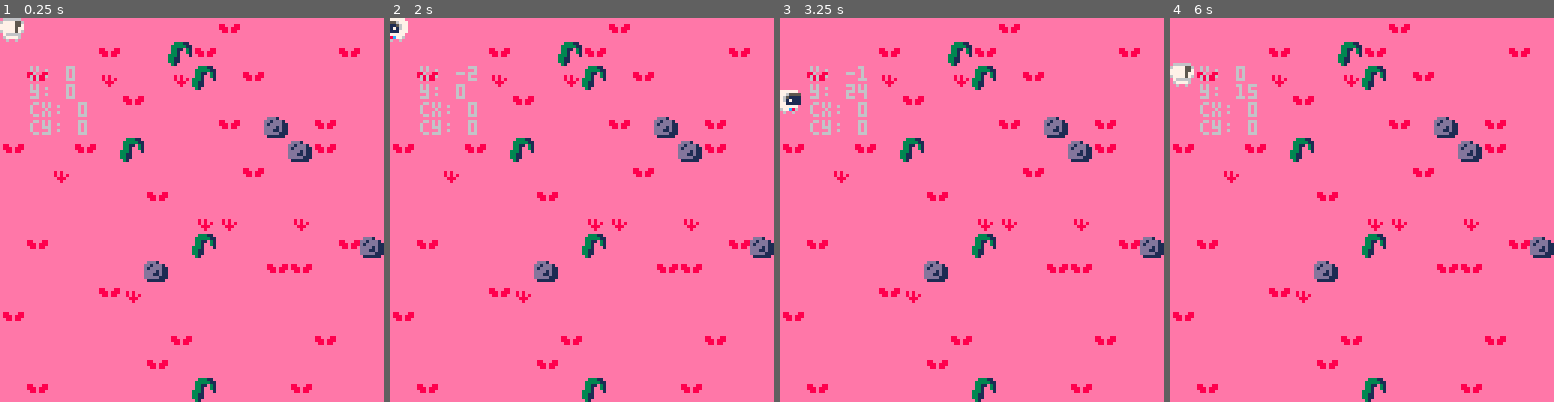
Above: before the commit, frames 1-4 (left to right).
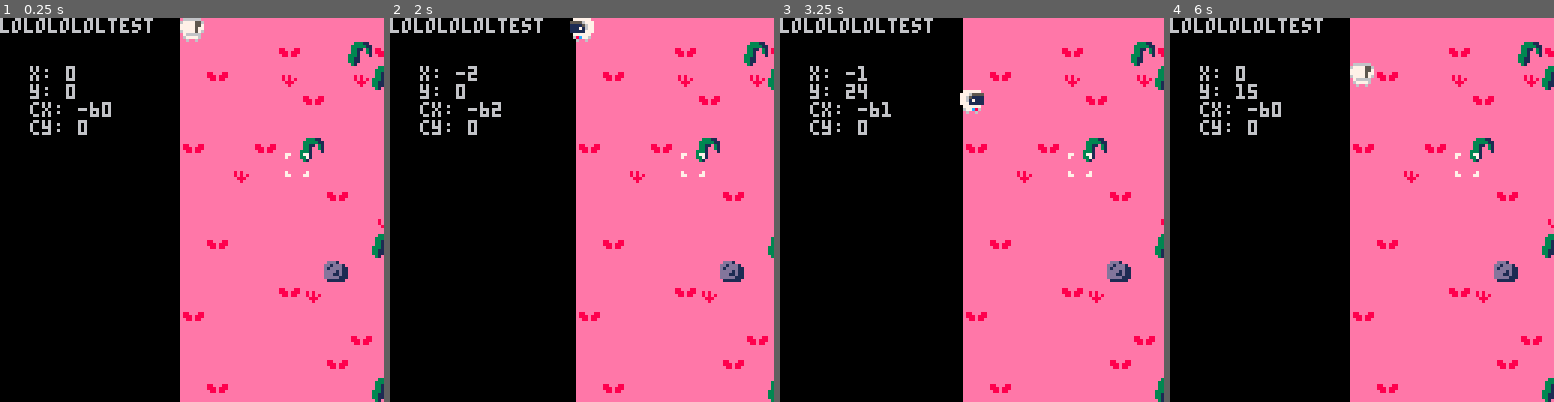
Above: after the commit, the same moments.

Repository: ARKANYOTA/ludumdare47
Game: PICO-8 cartridge arkanv1.p8
The game is run twice, just before and just after one commit, with the same random seed, the same clock (stepped at 60 frames per second) and the same inputs.
Inputs:
- Up to frame 1 (0.25 s): no input
- Up to frame 2 (2 s): tap O (Z key) at 0.33, 0.7, 1.43 s; tap X (X key) at 1.07 s; hold Left from 1.97 s (still down)
- Up to frame 3 (3.25 s): tap X (X key) every 0.33 s from 2.07 to 3.07 s; tap O (Z key) at 2.22, 3.1 s; release Left at 2.37 s; hold Down 2.42-2.82 s; hold Right from 2.87 s (still down)
- Up to frame 4 (6 s): tap X (X key) every 0.33 s from 3.4 to 5.73 s; release Right at 3.53 s; hold Up 3.58-4.08 s; tap O (Z key) at 3.98, 4.87, 5.75 s; hold Right 4.13-4.53 s; hold Down 4.58-5.08 s; hold Left 5.13-5.8 s; hold Up from 5.85 s (still down)

The runs differ from the first frame. In frame 1, 52% of the frame differs, in the area x 0-100%, y 0-100%; in frame 2, 53%; in frame 3, 52%; in frame 4, 52%.

Commit message:
curseur texture

Diff:
--- a/arkanv1.p8
+++ b/arkanv1.p8
@@ -3,9 +3,7 @@
 __lua__
 bdebug = true
 
---velocite
-vx = 0
-vy = 0
+--camera
 cx = 0
 cy = 0
 --pos
@@ -53,8 +51,6 @@
 	  rot=2
 	 end
 
-		x+=vx
-		y-=vy
 		vx=0
 		vy=0
 		if (x*16)>120 then
@@ -63,6 +59,9 @@
 			cx = 0
 		end
 		--camera
+		cx=x-64+4
+		cy=0
+		camera(cx,cy)
 	end
 end
 -->8
@@ -75,15 +74,17 @@
 		map(0,0)
 		--sprite
 		spr(anims.afk[rot+1],x,y,1,1)
+		spr(16,35,45)
 		if(bdebug)debug()
 	end
 end
 -->8
 function debug()
-		print("x: "..x,10,16)
-		print("y: "..y,10,22)
-		print("cx: "..cx,10,28)
-		print("cy: "..cy,10,34)
+		printui("x: "..x,10,16)
+		printui("y: "..y,10,22)
+		printui("cx: "..cx,10,28)
+		printui("cy: "..cy,10,34)
+		printui("lololololtest",0,0)
 end
 -->8
 --functions
@@ -92,6 +93,10 @@
   py/=8
 	 return fget(
 	 	mget(px,py))==0x1
+end
+
+function printui(txt,txtx,txty,col)
+ print(txt,txtx+cx,txty)
 end
 __gfx__
 00000000066666600666666006666660077777700777777007777770077777700777777007777770077777700000000000000000000000000000000000000000
@@ -102,14 +107,14 @@
 00700700076666600766666007666660077777700777777007777770077777700777777007777770077777700000000000000000000000000000000000000000
 00000000067777606077770606777760067c8760607c8706067c87600677c8606077c806068c7760608c77060000000000000000000000000000000000000000
 00000000006006000060000000000600006006000000060000600000006006000600006000600600060000600000000000000000000000000000000000000000
+77000077000000000000000000000000000000000000000000000000000000000000000000000000000000000000000000000000000000000000000000000000
+70000007000000000000000000000000000000000000000000000000000000000000000000000000000000000000000000000000000000000000000000000000
 00000000000000000000000000000000000000000000000000000000000000000000000000000000000000000000000000000000000000000000000000000000
 00000000000000000000000000000000000000000000000000000000000000000000000000000000000000000000000000000000000000000000000000000000
 00000000000000000000000000000000000000000000000000000000000000000000000000000000000000000000000000000000000000000000000000000000
 00000000000000000000000000000000000000000000000000000000000000000000000000000000000000000000000000000000000000000000000000000000
-00000000000000000000000000000000000000000000000000000000000000000000000000000000000000000000000000000000000000000000000000000000
-00000000000000000000000000000000000000000000000000000000000000000000000000000000000000000000000000000000000000000000000000000000
-00000000000000000000000000000000000000000000000000000000000000000000000000000000000000000000000000000000000000000000000000000000
-00000000000000000000000000000000000000000000000000000000000000000000000000000000000000000000000000000000000000000000000000000000
+70000007000000000000000000000000000000000000000000000000000000000000000000000000000000000000000000000000000000000000000000000000
+77000077000000000000000000000000000000000000000000000000000000000000000000000000000000000000000000000000000000000000000000000000
 00000000000000000000000000000000000000000000000000000000000000000000000000000000000000000000000000000000000000000000000000000000
 00000000000000000000000000000000000000000000000000000000000000000000000000000000000000000000000000000000000000000000000000000000
 00000000000000000000000000000000000000000000000000000000000000000000000000000000000000000000000000000000000000000000000000000000
